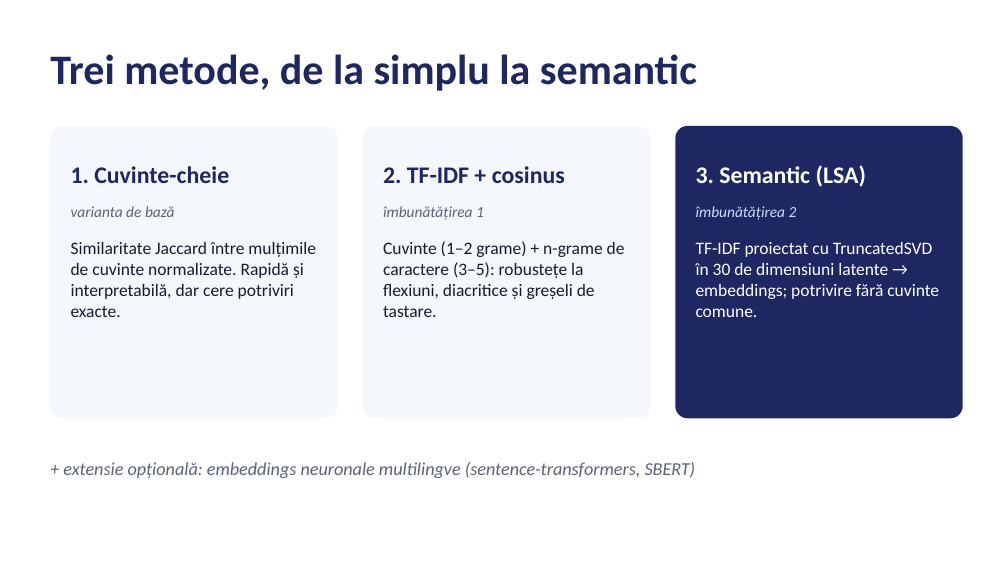
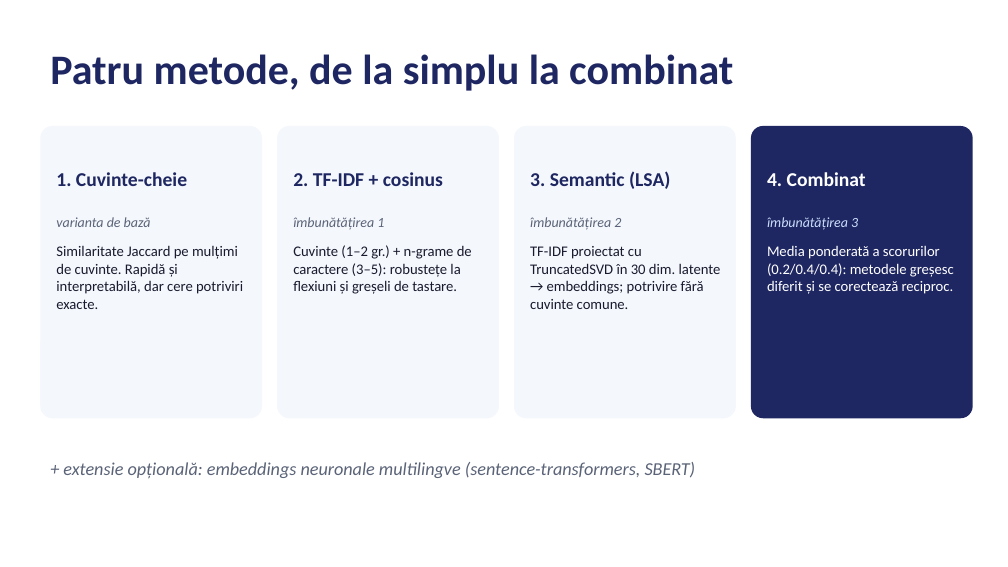
Before and after one commit to DavidMalina1/chatbot-faq-studenti, a slide deck: slide 5 of reports/Prezentare_Chatbot_FAQ.pptx. Drawn at 1008x567 pixels with LibreOffice and Linux fonts; fonts in the diff are those of the drawing. Boxes give left, top, right and bottom in pixels: in the first picture for what was removed or moved away, otherwise in the second. Text is boxed around its words. In the diff, an @@ line names an element or a change of style, - is before the commit and + after.

```diff
--- a/reports/Prezentare_Chatbot_FAQ.pptx
+++ b/reports/Prezentare_Chatbot_FAQ.pptx
@@ text at [50, 54, 733, 91]: text changed @@
-Trei metode, de la simplu la semantic
+Patru metode, de la simplu la combinat
@@ rounded rectangle: place and size @@
-rounded rectangle at [50, 126, 338, 418]
+rounded rectangle at [40, 126, 262, 418]
@@ text "1. Cuvinte-cheie": place and size @@
-text "1. Cuvinte-cheie" at [71, 166, 229, 183]
+text "1. Cuvinte-cheie" at [56, 172, 187, 186]
@@ text "1. Cuvinte-cheie" at [56, 172, 187, 186]: size 17 to 14 pt @@
@@ proportions changed in 3 elements at [40, 126, 262, 418], [751, 126, 973, 418], [277, 126, 499, 418] @@
@@ rounded rectangle: place and size @@
-rounded rectangle at [363, 126, 650, 418]
+rounded rectangle at [277, 126, 499, 418]
@@ text "2. TF-IDF + cosinus" at [293, 172, 443, 186]: size 17 to 14 pt @@
@@ text "2. TF-IDF + cosinus": place and size @@
-text "2. TF-IDF + cosinus" at [383, 166, 565, 183]
+text "2. TF-IDF + cosinus" at [293, 172, 443, 186]
@@ rounded rectangle added at [514, 126, 736, 418], fill #F4F7FC @@
@@ text "3. Semantic (LSA)": place and size @@
-text "3. Semantic (LSA)" at [696, 165, 866, 187]
+text "3. Semantic (LSA)" at [530, 171, 670, 189]
@@ text "3. Semantic (LSA)" at [530, 171, 670, 189]: size 17 to 14 pt, text colour #FFFFFF to #1E2761 @@
@@ rounded rectangle: place and size @@
-rounded rectangle at [675, 126, 963, 418]
+rounded rectangle at [751, 126, 973, 418]
@@ text added at [767, 172, 866, 186], 14 pt, text #FFFFFF, bold @@
+4. Combinat
@@ text "varianta de bază": place and size @@
-text "varianta de bază" at [71, 206, 175, 217]
+text "varianta de bază" at [56, 217, 151, 227]
@@ text "varianta de bază" at [56, 217, 151, 227]: size 11 to 10 pt @@
@@ text "îmbunătățirea 1" at [293, 217, 384, 230]: size 11 to 10 pt @@
@@ text "îmbunătățirea 1": place and size @@
-text "îmbunătățirea 1" at [383, 206, 484, 220]
+text "îmbunătățirea 1" at [293, 217, 384, 230]
@@ text "îmbunătățirea 2": place and size @@
-text "îmbunătățirea 2" at [696, 206, 797, 220]
+text "îmbunătățirea 2" at [530, 217, 621, 230]
@@ text "îmbunătățirea 2" at [530, 217, 621, 230]: size 11 to 10 pt, text colour #CADCFC to #5A6377 @@
@@ text added at [767, 217, 858, 230], 10 pt, text #CADCFC, italic @@
+îmbunătățirea 3
@@ text at [56, 246, 243, 309]: text changed; size 12.5 to 10.5 pt @@
-Similaritate Jaccard între mulțimile de cuvinte normalizate. Rapidă și interpretabilă, dar cere potriviri exacte.
+Similaritate Jaccard pe mulțimi de cuvinte. Rapidă și interpretabilă, dar cere potriviri exacte.
@@ text at [293, 245, 472, 294]: text changed; size 12.5 to 10.5 pt @@
-Cuvinte (1–2 grame) + n-grame de caractere (3–5): robustețe la flexiuni, diacritice și greșeli de tastare.
+Cuvinte (1–2 gr.) + n-grame de caractere (3–5): robustețe la flexiuni și greșeli de tastare.
@@ text at [530, 246, 721, 309]: text changed; size 12.5 to 10.5 pt; text colour #FFFFFF to #1A1A2E @@
-TF-IDF proiectat cu TruncatedSVD în 30 de dimensiuni latente → embeddings; potrivire fără cuvinte comune.
+TF-IDF proiectat cu TruncatedSVD în 30 dim. latente → embeddings; potrivire fără cuvinte comune.
@@ text added at [767, 246, 954, 294], 10.5 pt, text #FFFFFF @@
+Media ponderată a scorurilor (0.2/0.4/0.4): metodele greșesc diferit și se corectează reciproc.
```
Also in this commit, not shown: 2 other slides changed, 10 other files.
